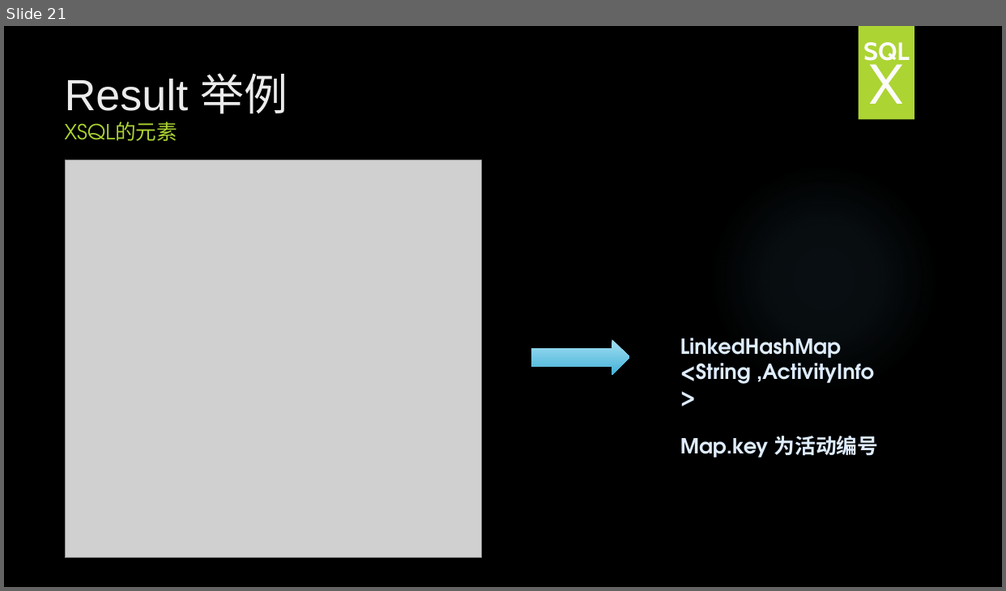
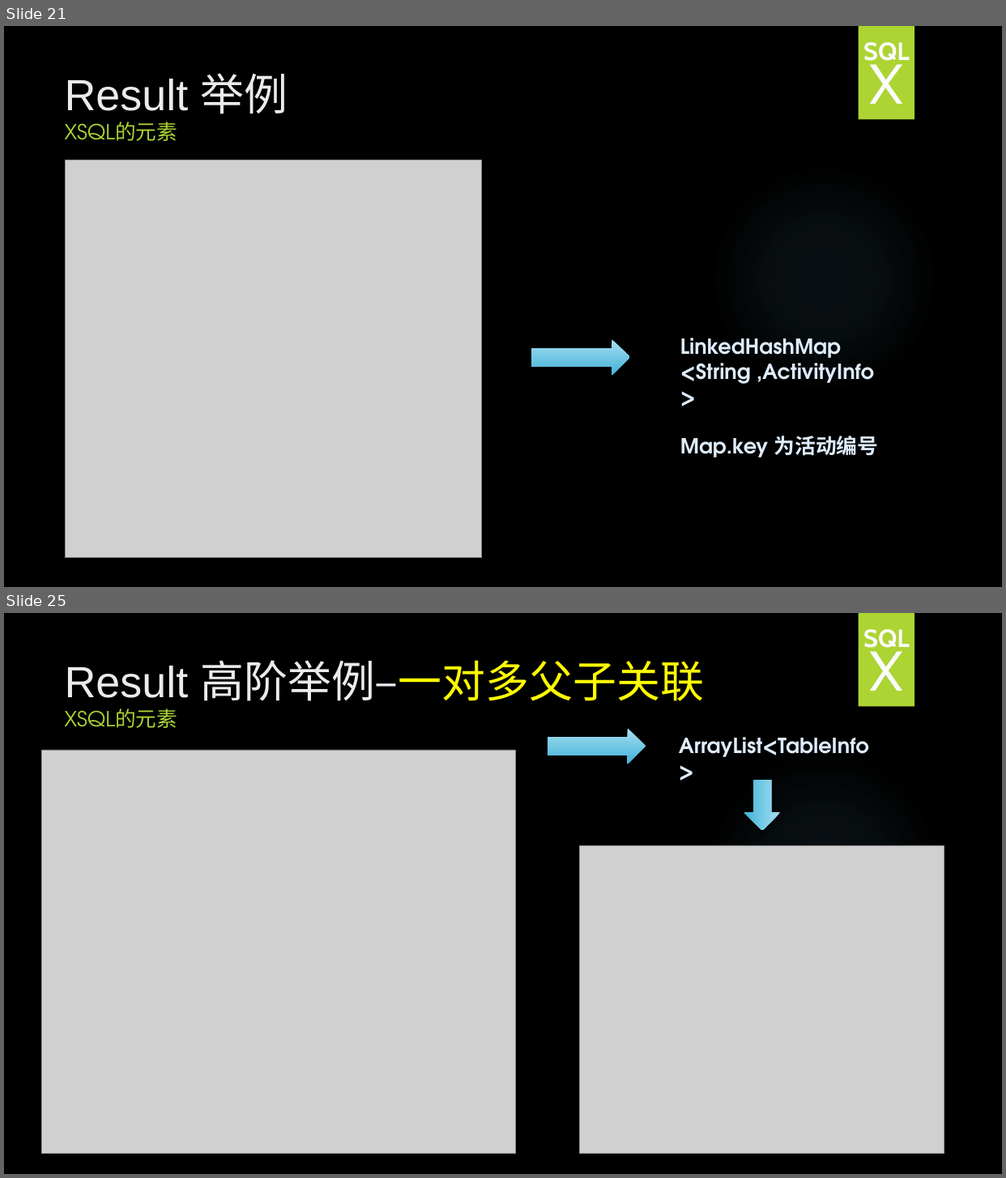
Before and after one commit to HY-ZhengWei/hy.common.XJava, a slide deck: doc/XSQL技术交流.pptx. Shown one above the other, each under a label of ours: slide 21 before the commit, slides 21 and 25 after it; the slides between them are not shown. The pictures are 1006x591 and 1006x1178 pixels, drawn with LibreOffice and Linux fonts; fonts in the diff are those of the drawing; grey boxes stand for pictures; background and template pictures are left out. Boxes give left, top, right and bottom in pixels: in the first picture for what was removed or moved away, otherwise in the second. Text is boxed around its words. In the diff, an @@ line names an element or a change of style, - is before the commit and + after.

```diff
--- a/doc/XSQL技术交流.pptx
+++ b/doc/XSQL技术交流.pptx
@@ slide 25 added at (x1=4, y1=613, x2=1002, y2=1174), background picture (left out); not listed: 2 template elements that a slide beside it also shows @@
@@ text added at (x1=863, y1=629, x2=910, y2=653), 24 pt, text pattern #EBEBEB on #FBFBFB, bold @@
+SQL
@@ title added at (x1=65, y1=660, x2=704, y2=728), 42 pt, text #EBEBEB @@
+Result 高阶举例–一对多父子关联
+XSQL的元素
@@ text added at (x1=869, y1=643, x2=903, y2=691), 54 pt, text pattern #EBEBEB on #FBFBFB @@
+X
@@ right arrow added at (x1=548, y1=728, x2=646, y2=764), fill gradient #A6DFF3 to #43B3D8 @@
@@ picture added at (x1=42, y1=750, x2=515, y2=1154) @@
@@ text added at (x1=679, y1=737, x2=869, y2=757), 20 pt, text #DEECFD, bold @@
+ArrayList<TableInfo>
@@ right arrow added at (x1=744, y1=781, x2=780, y2=830), fill gradient #A6DFF3 to #43B3D8 @@
@@ picture added at (x1=580, y1=845, x2=944, y2=1153) @@
```
Also in this commit, not shown: 5 slides changed, 5 other slides added.
